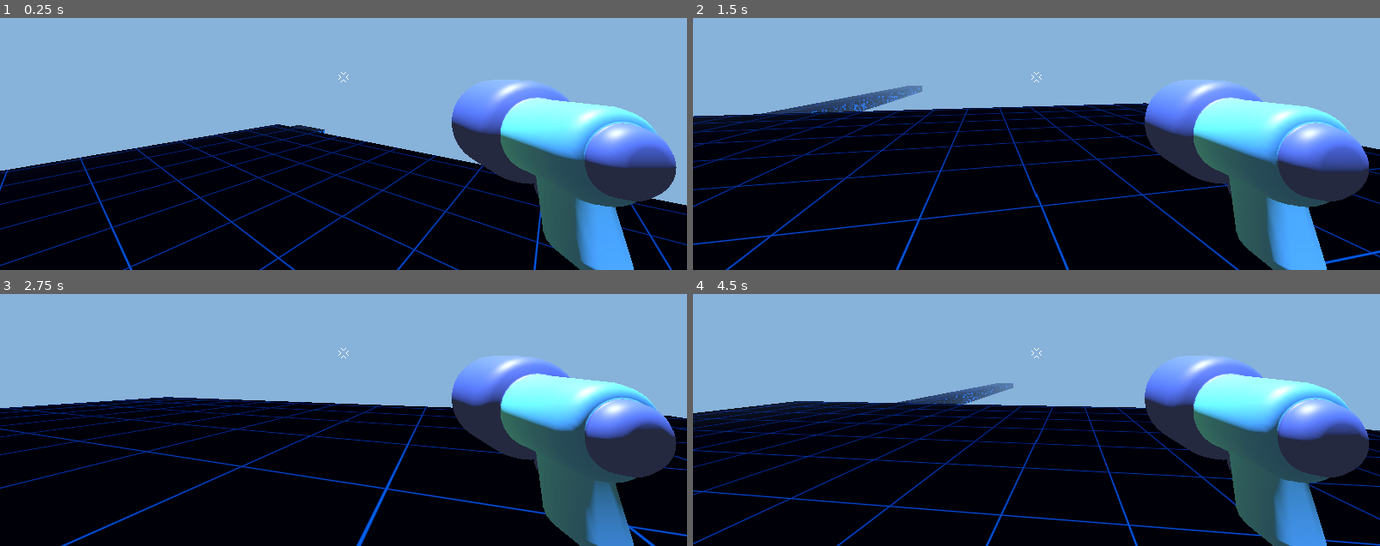
Above: before the commit, frames 1-4 (two rows, left to right).
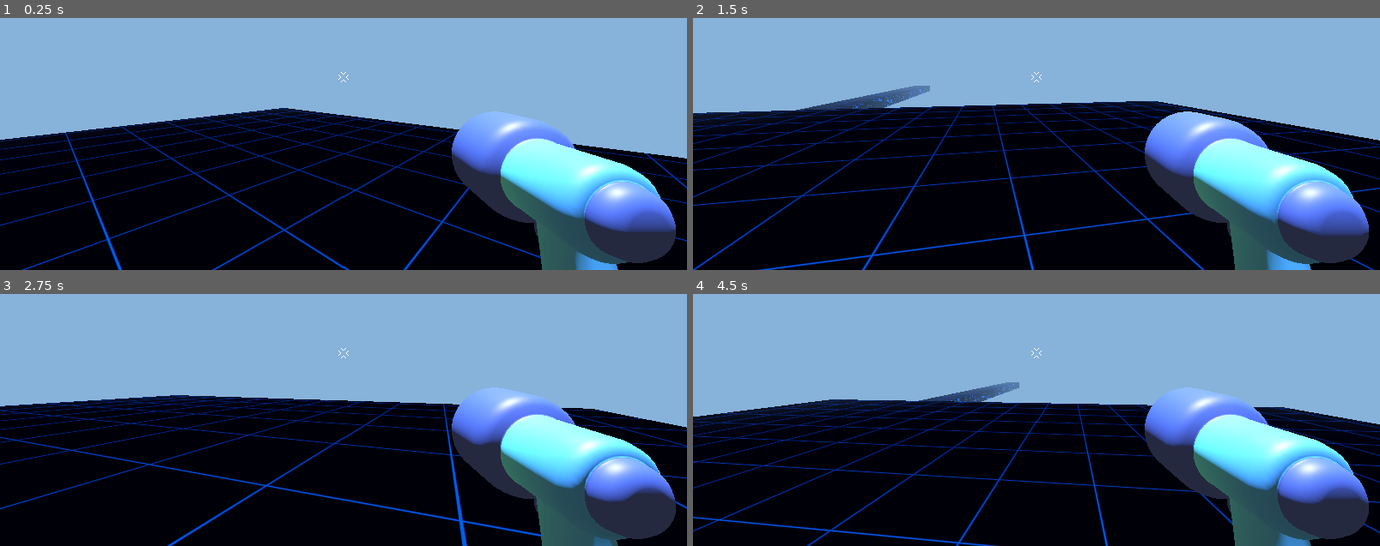
Above: after the commit, the same moments.

Repository: Meshsamoei/AmateurFPS
Game: Godot game, scene res://Game.tscn
Two runs of this game, one before a commit and one after it. Both use one fixed random seed, a clock stepped at 60 frames per second and the inputs below.
Inputs (mouse positions are in pixels of both pictures, inside the frame that each line leads up to):
- Up to frame 1 (0.25 s): no input
- Up to frame 2 (1.5 s): tap Enter (ui_accept) at 0.5, 0.77, 1.07 s; move the mouse to (1070, 75) at 0.52 s; tap A (A) at 0.6 s; tap D (D) at 0.8, 1.35 s; move the mouse to (1002, 78) at 1.27 s
- Up to frame 3 (2.75 s): tap Enter (ui_accept) at 1.52, 1.82 s; tap S (S) at 1.55, 2.1 s; move the mouse to (357, 346) at 2.02 s; tap W (W) at 2.3 s
- Up to frame 4 (4.5 s): tap Enter (ui_accept) at 2.75, 3.02, 3.32, 3.77, 4.07 s; move the mouse to (1029, 359) at 2.77 s; tap W (W) at 2.85 s; tap A (A) at 3.05, 3.6 s; move the mouse to (1084, 357) at 3.52 s; tap D (D) at 3.8, 4.35 s; move the mouse to (981, 349) at 4.27 s

The runs differ from the first frame. In frame 1, 30% of the frame differs, in the area x 0-100%, y 24-100%; in frame 2, 26%; in frame 3, 24%; in frame 4, 26%.

Commit message:
1st March commit, Upgraded and Kinda frustrated, resolved AnimationNodeTree err

Diff:
--- a/Game.tscn
+++ b/Game.tscn
@@ -88,7 +88,7 @@
 [node name="Game" type="Node3D" unique_id=1914739955]
 
 [node name="Player" parent="." unique_id=662786653 instance=ExtResource("1_wbfu4")]
-transform = Transform3D(-0.6427876, 0, 0.7660445, 0, 1, 0, -0.7660445, 0, -0.6427876, 29, 26.900002, 32)
+transform = Transform3D(-0.6427876, 0, 0.7660445, 0, 1, 0, -0.7660445, 0, -0.6427876, 31, 25.600002, 30.4)
 
 [node name="DirectionalLight3D" type="DirectionalLight3D" parent="." unique_id=534491471]
 transform = Transform3D(1, 0, 0, 0, 2.9802322e-08, 1, 0, -1, 2.9802322e-08, 0, 70, 0)
@@ -226,5 +226,5 @@
 texture = ExtResource("5_r0x5m")
 
 [node name="Mob" parent="." unique_id=1696934873 instance=ExtResource("7_3mrqo")]
-transform = Transform3D(1, 0, 0, 0, 1, 0, 0, 0, 1, 27, 25.720001, 35)
+transform = Transform3D(1, 0, 0, 0, 1, 0, 0, 0, 1, 23.800001, 24.9, 0)
 gravity_scale = 0.0
--- /dev/null
+++ b/mob.gd
@@ -0,0 +1,55 @@
+extends RigidBody3D
+
+var speed = randf_range(2.0, 4.0)
+var vertical_speed = 1.5
+var hover_height = 1.5  # How high above player to hover
+
+@onready var bat_model = %bat_model
+@onready var player = get_node("/root/Game/Player")
+
+func _physics_process(delta):
+	if not player:
+		return
+
+	# Calculate target position (player's position + hover offset)
+	var target_pos = player.global_position
+	target_pos.y += hover_height  # Bat hovers above player
+
+	# Get direction to target
+	var direction = global_position.direction_to(target_pos)
+
+	# Apply velocity
+	linear_velocity = direction * speed
+
+	# Make the bat model ALWAYS look at the player
+	look_at_player()
+
+	# Add flapping animation
+	animate_bat(delta)
+
+func look_at_player():
+	if not player:
+		return
+
+	# Calculate direction to player (ignore vertical for rotation if you want)
+	var look_dir = (player.global_position - bat_model.global_position).normalized()
+
+	# Option A: Look at player with full 3D rotation (might tilt weirdly)
+	# bat_model.look_at(bat_model.global_position + look_dir, Vector3.UP)
+
+	# Option B: Look at player but keep model upright (only rotate around Y axis)
+	var horizontal_dir = Vector3(look_dir.x, 0, look_dir.z).normalized()
+	if horizontal_dir.length() > 0:
+		bat_model.rotation.y = Vector3.FORWARD.signed_angle_to(horizontal_dir, Vector3.UP) + PI
+
+	# Option C: Smooth rotation (uncomment if you want gradual turning)
+	# var target_rotation = Vector3.FORWARD.signed_angle_to(horizontal_dir, Vector3.UP)
+	# bat_model.rotation.y = lerp_angle(bat_model.rotation.y, target_rotation, 0.1)
+
+func animate_bat(delta):
+	# Simple wing flap based on vertical movement
+	var vertical_movement = abs(linear_velocity.y) * 2.0
+	bat_model.rotation.x = sin(Time.get_time_dict_from_system().second * 10) * 0.2 * vertical_movement
+
+func take_damage():
+	bat_model.hurt()
--- a/mob.tscn
+++ b/mob.tscn
@@ -1,13 +1,17 @@
 [gd_scene format=3 uid="uid://du4tno8knuq22"]
 
 [ext_resource type="PackedScene" uid="uid://dkmmdjibhqrn7" path="res://mob/bat/bat_model.tscn" id="1_dy6sc"]
+[ext_resource type="Script" uid="uid://bsflmccplefx3" path="res://mob.gd" id="1_nokgg"]
 
 [sub_resource type="SphereShape3D" id="SphereShape3D_nokgg"]
 radius = 0.37388468
 
 [node name="Mob" type="RigidBody3D" unique_id=1696934873]
+lock_rotation = true
+script = ExtResource("1_nokgg")
 
 [node name="CollisionShape3D" type="CollisionShape3D" parent="." unique_id=1079445016]
 shape = SubResource("SphereShape3D_nokgg")
 
 [node name="bat_model" parent="." unique_id=625638129 instance=ExtResource("1_dy6sc")]
+unique_name_in_owner = true
--- /dev/null
+++ b/mob/bat/bat_model.gd
@@ -0,0 +1,9 @@
+extends Node3D
+
+@onready var animation_tree = %AnimationTree
+
+func hurt():
+	animation_tree.set(
+	"parameters/OneShot/request",
+	AnimationNodeOneShot.ONE_SHOT_REQUEST_FIRE,
+)
--- a/mob/bat/bat_model.tscn
+++ b/mob/bat/bat_model.tscn
@@ -1,7 +1,8 @@
 [gd_scene format=3 uid="uid://dkmmdjibhqrn7"]
 
 [ext_resource type="PackedScene" uid="uid://b4xv50au8uqh8" path="res://mob/bat/bat_model.glb" id="1_1he7g"]
-[ext_resource type="Material" uid="uid://bx1f4ieu1fxeh" path="res://mob/bat/bat_material.tres" id="2_030dj"]
+[ext_resource type="Material" uid="uid://fwe13kufwtvd" path="res://mob/bat/batsy.tres" id="2_030dj"]
+[ext_resource type="Script" uid="uid://b8a347kdt853d" path="res://mob/bat/bat_model.gd" id="2_vgr6s"]
 
 [sub_resource type="Animation" id="Animation_1he7g"]
 length = 0.4
@@ -35,54 +36,57 @@
 &"hurt": SubResource("Animation_1he7g")
 }
 
+[sub_resource type="AnimationNodeAnimation" id="AnimationNodeAnimation_1he7g"]
+animation = &"Custom/hurt"
+
 [sub_resource type="AnimationNodeAnimation" id="AnimationNodeAnimation_030dj"]
 animation = &"Idle"
 
-[sub_resource type="AnimationNodeAnimation" id="AnimationNodeAnimation_vgr6s"]
-animation = &"Custom/hurt"
-
-[sub_resource type="AnimationNodeOneShot" id="AnimationNodeOneShot_shx3p"]
+[sub_resource type="AnimationNodeOneShot" id="AnimationNodeOneShot_vgr6s"]
 mix_mode = 1
 
-[sub_resource type="AnimationNodeBlendTree" id="AnimationNodeBlendTree_scfiv"]
-graph_offset = Vector2(110.75107, -15.856232)
-nodes/output/position = Vector2(1020, 100)
-nodes/Animation/node = SubResource("AnimationNodeAnimation_vgr6s")
-nodes/Animation/position = Vector2(180, 240)
-"nodes/Animation 2/node" = SubResource("AnimationNodeAnimation_030dj")
-"nodes/Animation 2/position" = Vector2(480, 40)
-nodes/OneShot/node = SubResource("AnimationNodeOneShot_shx3p")
-nodes/OneShot/position = Vector2(760, 100)
-node_connections = [&"output", 0, &"OneShot", &"OneShot", 0, &"Animation 2", &"OneShot", 1, &"Animation"]
+[sub_resource type="AnimationNodeBlendTree" id="AnimationNodeBlendTree_shx3p"]
+graph_offset = Vector2(8, 116)
+nodes/output/position = Vector2(620, 120)
+nodes/Animation/node = SubResource("AnimationNodeAnimation_030dj")
+nodes/Animation/position = Vector2(-40, 60)
+nodes/OneShot/node = SubResource("AnimationNodeOneShot_vgr6s")
+nodes/OneShot/position = Vector2(320, 80)
+"nodes/Animation 2/node" = SubResource("AnimationNodeAnimation_1he7g")
+"nodes/Animation 2/position" = Vector2(-80, 300)
+node_connections = [&"output", 0, &"OneShot", &"OneShot", 0, &"Animation", &"OneShot", 1, &"Animation 2"]
 
 [node name="bat_model" unique_id=625638129 instance=ExtResource("1_1he7g")]
 transform = Transform3D(-1, 0, -8.742278e-08, 0, 1, 0, 8.742278e-08, 0, -1, 0, 0, 0)
+script = ExtResource("2_vgr6s")
 
 [node name="Skeleton3D" parent="Armature" parent_id_path=PackedInt32Array(1038760857) index="0" unique_id=660214005]
-bones/0/position = Vector3(0, -0.000999636, 0)
-bones/1/rotation = Quaternion(-0.0025071201, 0.16215684, -0.6905799, 0.7048392)
-bones/2/rotation = Quaternion(-0.0075712497, -0.002168011, 0.2915129, 0.9565345)
-bones/3/rotation = Quaternion(0.08600411, 0.074896045, 0.28295425, 0.95232916)
-bones/4/rotation = Quaternion(-0.0025071201, -0.16215684, 0.6905799, 0.7048392)
-bones/5/rotation = Quaternion(-0.0075712497, 0.002168011, -0.2915129, 0.9565345)
-bones/6/rotation = Quaternion(0.08600411, -0.074896045, -0.28295425, 0.95232916)
+bones/0/position = Vector3(0, -0.018141033, 0)
+bones/1/rotation = Quaternion(0.039742727, 0.11411917, -0.619909, 0.77531296)
+bones/2/rotation = Quaternion(-0.13483524, -0.045911923, 0.3206236, 0.9364359)
+bones/3/rotation = Quaternion(-0.20327757, -0.0014773051, 0.2356591, 0.95033723)
+bones/4/rotation = Quaternion(0.039742727, -0.11411917, 0.619909, 0.77531296)
+bones/5/rotation = Quaternion(-0.13483524, 0.045911923, -0.3206236, 0.9364359)
+bones/6/rotation = Quaternion(-0.20327757, 0.0014773051, -0.2356591, 0.95033723)
 bones/7/position = Vector3(0.1309921, -0.22739176, -0.087851465)
 bones/7/rotation = Quaternion(0.26196837, 0.08345512, 0.26575127, 0.9240044)
-bones/8/rotation = Quaternion(3.8312265e-08, 0.701179, 0.7129853, 2.1714056e-08)
+bones/8/rotation = Quaternion(3.604703e-08, 0.5522071, 0.833707, 2.4347994e-08)
 bones/10/position = Vector3(-0.1309921, -0.22739176, -0.087851465)
 bones/10/rotation = Quaternion(0.26196837, -0.083455116, -0.26575127, 0.9240044)
-bones/11/rotation = Quaternion(2.2029928e-08, 0.701179, 0.7129853, 3.5513146e-08)
+bones/11/rotation = Quaternion(2.3878076e-08, 0.5522072, 0.8337069, 3.8115385e-08)
 
 [node name="bat" parent="Armature/Skeleton3D" index="0" unique_id=1450337269]
-transform = Transform3D(0, 0, 0, 0, 0, 0, 0, 0, 0, 0, 0, 0)
 surface_material_override/0 = ExtResource("2_030dj")
 
 [node name="AnimationPlayer" parent="." index="1" unique_id=549878588]
 libraries/Custom = SubResource("AnimationLibrary_030dj")
 autoplay = &"Idle"
 
-[node name="AnimationTree" type="AnimationTree" parent="." index="2" unique_id=2003227263]
-tree_root = SubResource("AnimationNodeBlendTree_scfiv")
+[node name="AnimationTree" type="AnimationTree" parent="." index="2" unique_id=1807428133]
+unique_name_in_owner = true
+deterministic = false
+root_node = NodePath("%AnimationTree/..")
+tree_root = SubResource("AnimationNodeBlendTree_shx3p")
 anim_player = NodePath("../AnimationPlayer")
 parameters/OneShot/active = false
 parameters/OneShot/internal_active = false
--- /dev/null
+++ b/mob/bat/batsy.tres
@@ -0,0 +1,9 @@
+[gd_resource type="StandardMaterial3D" format=3 uid="uid://fwe13kufwtvd"]
+
+[ext_resource type="Texture2D" uid="uid://cxa3k3tqir2g1" path="res://mob/bat/bat_model_bat_palette.png" id="1_c6i51"]
+
+[resource]
+resource_name = "bat_mat"
+cull_mode = 2
+albedo_texture = ExtResource("1_c6i51")
+roughness = 0.42727274
--- a/player/player.tscn
+++ b/player/player.tscn
@@ -18,7 +18,7 @@
 transform = Transform3D(1, 0, 0, 0, 1, 0, 0, 0, 1, 0, 1.50954, -0.20246053)
 
 [node name="gun_model" parent="Camera3D" unique_id=803383773 instance=ExtResource("1_oul6g")]
-transform = Transform3D(-0.4, 0, -6.039832e-08, 0, 0.4, 0, 6.039832e-08, 0, -0.4, 0.43231988, -0.138713, -0.52725077)
+transform = Transform3D(-0.4, 0, -6.039832e-08, 0, 0.4, 0, 6.039832e-08, 0, -0.4, 0.43231988, -0.22977781, -0.52725077)
 
 [node name="Marker3D" type="Marker3D" parent="Camera3D" unique_id=818923760]
 unique_name_in_owner = true
--- a/player/projectile/Round.tscn
+++ b/player/projectile/Round.tscn
@@ -13,3 +13,5 @@
 shape = SubResource("SphereShape3D_im51c")
 
 [node name="projectile" parent="." unique_id=276939822 instance=ExtResource("1_im51c")]
+
+[connection signal="body_entered" from="." to="." method="_on_body_entered"]
--- a/player/projectile/round.gd
+++ b/player/projectile/round.gd
@@ -15,6 +15,11 @@
 func _physics_process(delta):
 	position += -transform.basis.z * SPEED * delta
 	travelled_range += SPEED * delta
-	print(travelled_range)
 	if travelled_range > RANGE:
 		queue_free()
+
+
+func _on_body_entered(body):
+	queue_free()
+	if body.has_method("take_damage"):
+		body.take_damage()
